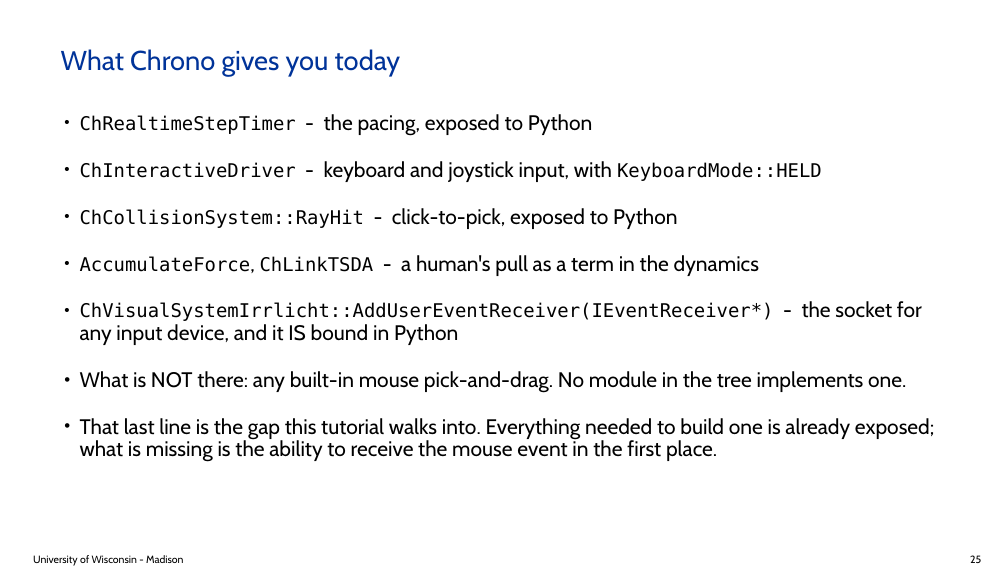
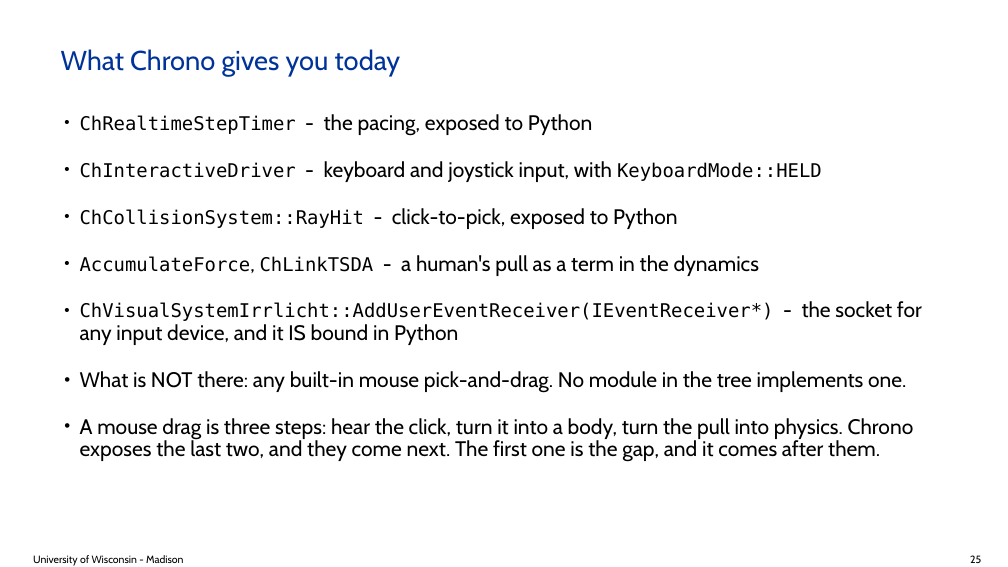
Before and after one commit to ksha23/chrono-hil-tutorial, a slide deck: slide 25 of tutorial_HIL_driver.pptx. Drawn at 1008x567 pixels with LibreOffice and Linux fonts; fonts in the diff are those of the drawing; background and template pictures are left out. Boxes give left, top, right and bottom in pixels: in the first picture for what was removed or moved away, otherwise in the second. Text is boxed around its words. In the diff, an @@ line names an element or a change of style, - is before the commit and + after.

```diff
--- a/tutorial_HIL_driver.pptx
+++ b/tutorial_HIL_driver.pptx
@@ text at bbox=[80, 418, 914, 462]: text changed @@
-• That last line is the gap this tutorial walks into. Everything needed to build one is already exposed; what is missing is the ability to receive the mouse event in the first place.
+• A mouse drag is three steps: hear the click, turn it into a body, turn the pull into physics. Chrono exposes the last two, and they come next. The first one is the gap, and it comes after them.
```
Also in this commit, not shown: 23 other slides changed, 5 other files.
